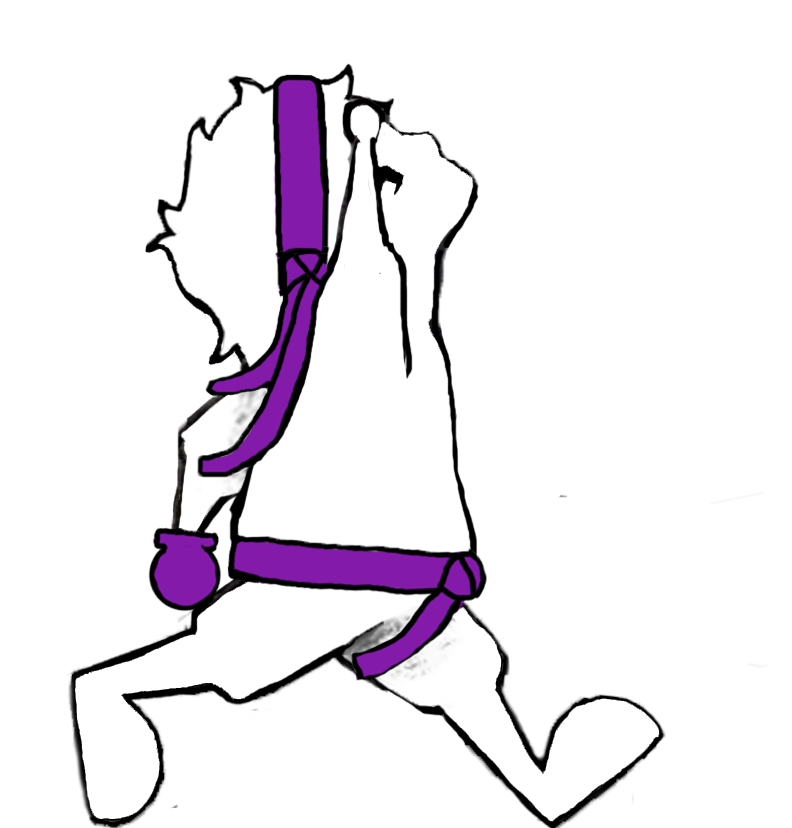
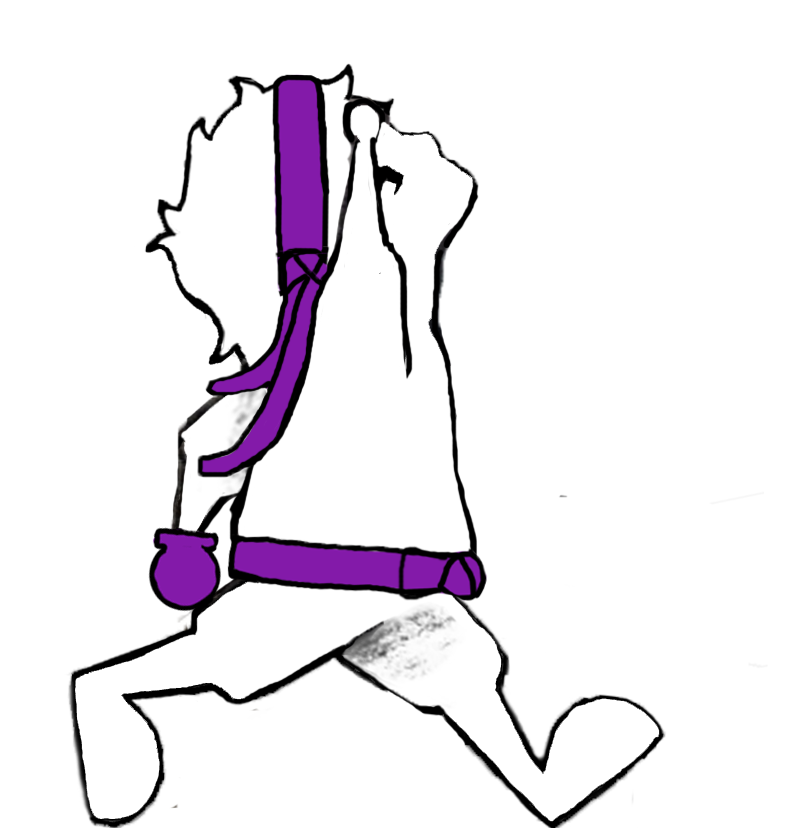
Revision of a layered 792×828 image; what changed, layer by layer:
painted on "Layer 12" over (351, 545, 469, 681)
